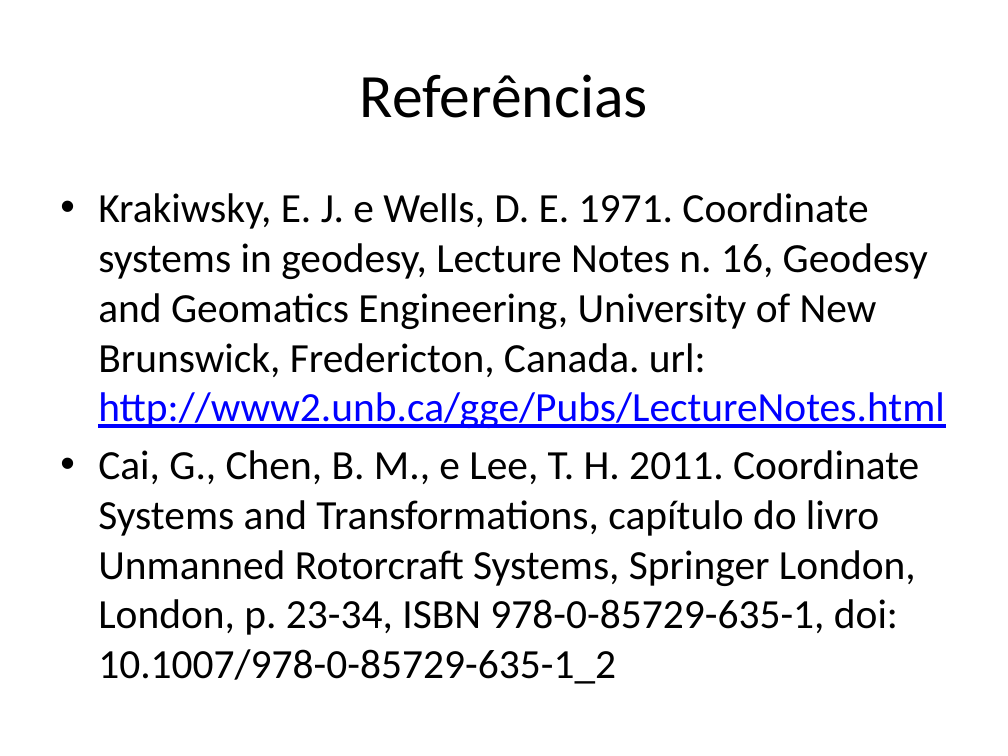
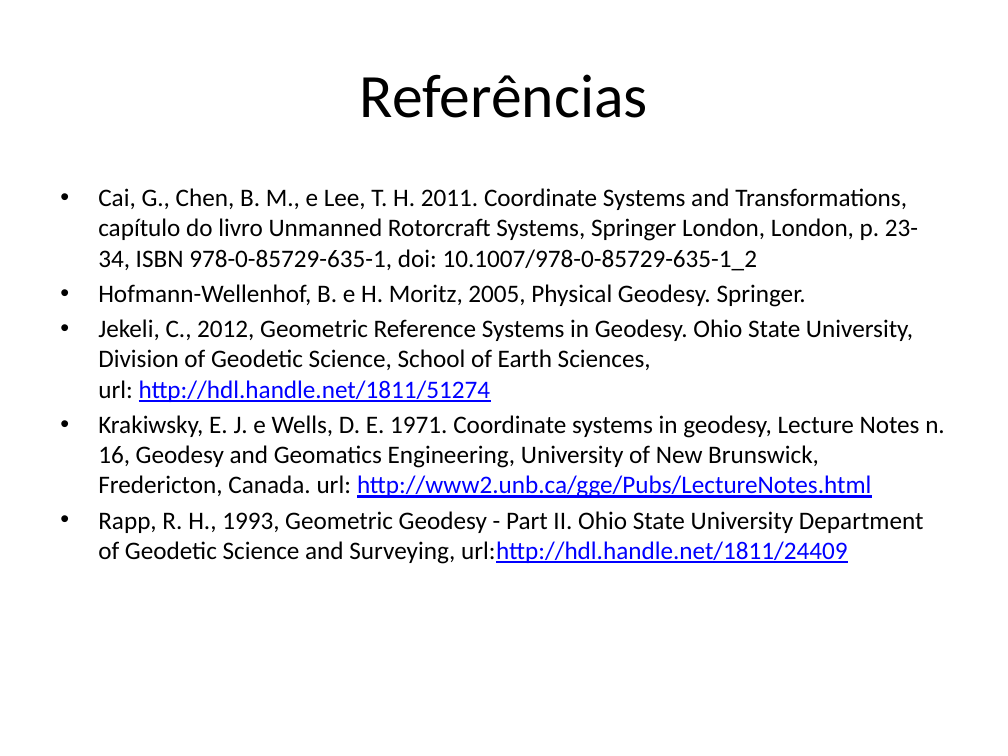
Before and after one commit to pinga-lab/CE-VII-SimBGf-2016, a slide deck: slide 39 of slides/3_sistemas_coordenadas.pptx (slide 38 before the commit). Drawn at 1008x756 pixels with LibreOffice and Linux fonts; fonts in the diff are those of the drawing. Boxes give left, top, right and bottom in pixels: in the first picture for what was removed or moved away, otherwise in the second. Text is boxed around its words. In the diff, an @@ line names an element or a change of style, - is before the commit and + after.

```diff
--- a/slides/3_sistemas_coordenadas.pptx
+++ b/slides/3_sistemas_coordenadas.pptx
@@ text at bbox=[98, 188, 918, 402]: paragraphs added @@
+• Cai, G., Chen, B. M., e Lee, T. H. 2011. Coordinate Systems and Transformations, capítulo do livro Unmanned Rotorcraft Systems, Springer London, London, p. 23-34, ISBN 978-0-85729-635-1, doi: 10.1007/978-0-85729-635-1_2
+• Hofmann-Wellenhof, B. e H. Moritz, 2005, Physical Geodesy. Springer.
+• Jekeli, C., 2012, Geometric Reference Systems in Geodesy. Ohio State University, Division of Geodetic Science, School of Earth Sciences, url: http://hdl.handle.net/1811/51274
@@ text at bbox=[98, 415, 945, 498]: size 29.6 to 18 pt in "Krakiwsky, E. J. e Wells, D. E. ..."; less space between paragraphs @@
@@ text at bbox=[98, 511, 924, 564]: text changed; size 29.6 to 18 pt @@
-• Cai, G., Chen, B. M., e Lee, T. H. 2011. Coordinate Systems and Transformations, capítulo do livro Unmanned Rotorcraft Systems, Springer London, London, p. 23-34, ISBN 978-0-85729-635-1, doi: 10.1007/978-0-85729-635-1_2
+• Rapp, R. H., 1993, Geometric Geodesy - Part II. Ohio State University Department of Geodetic Science and Surveying, url:http://hdl.handle.net/1811/24409
```
Also in this commit, not shown: 15 other slides changed, 1 slide added.
